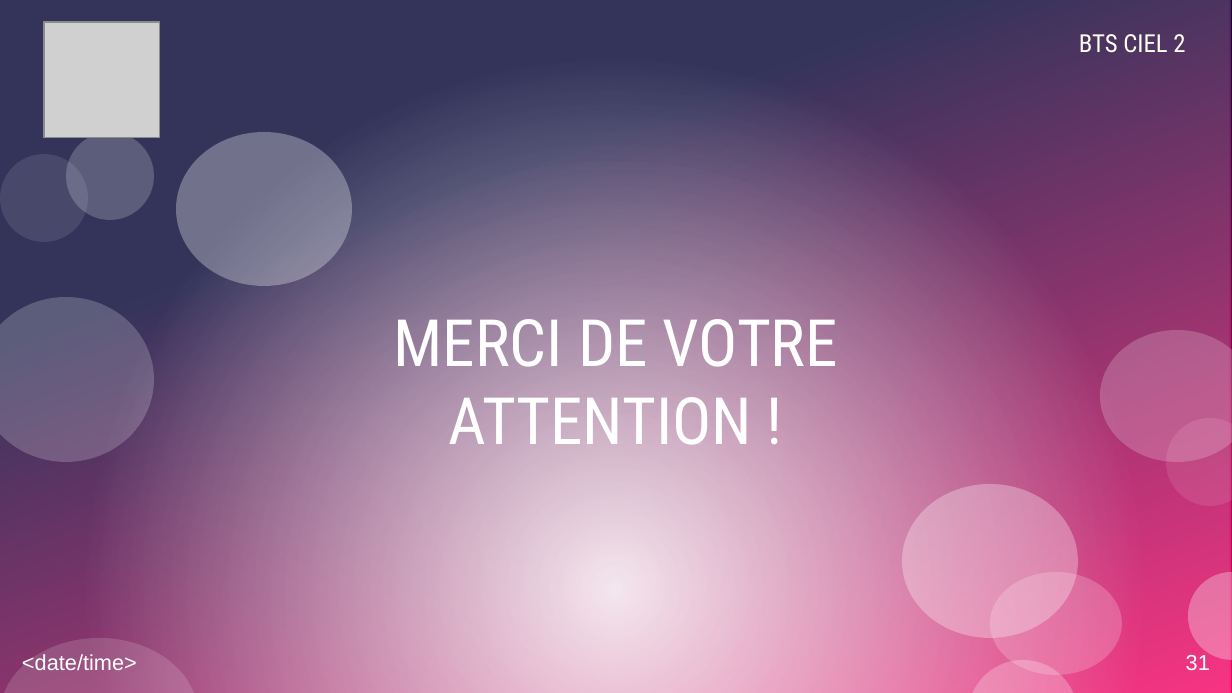
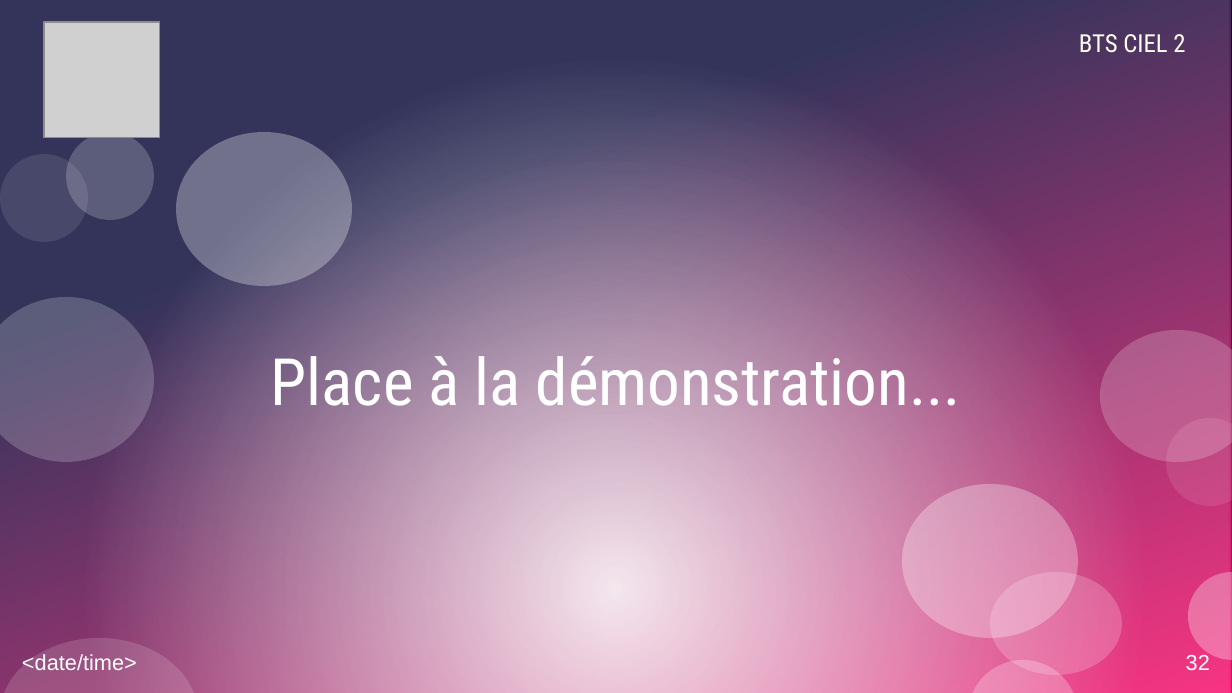
Before and after one commit to Corentinh2/PROJET_GESTIONNAIRE_DE_CHARGE, a slide deck: slide 32 of Revues/DiapoRevue3_VR.odp (slide 31 before the commit). Drawn at 1232x693 pixels with LibreOffice and Linux fonts; fonts in the diff are those of the drawing; grey boxes stand for pictures. Boxes give left, top, right and bottom in pixels: in the first picture for what was removed or moved away, otherwise in the second. Text is boxed around its words. In the diff, an @@ line names an element or a change of style, - is before the commit and + after.

```diff
--- a/Revues/DiapoRevue3_VR.odp
+++ b/Revues/DiapoRevue3_VR.odp
@@ title at bbox=[271, 345, 961, 421]: text changed @@
-MERCI DE VOTRE
-ATTENTION !
+Place à la démonstration...
@@ page number at bbox=[1186, 653, 1210, 671]: text changed @@
-31
+32
```
Also in this commit, not shown: 3 other slides changed, 1 slide added, 24 other files.
